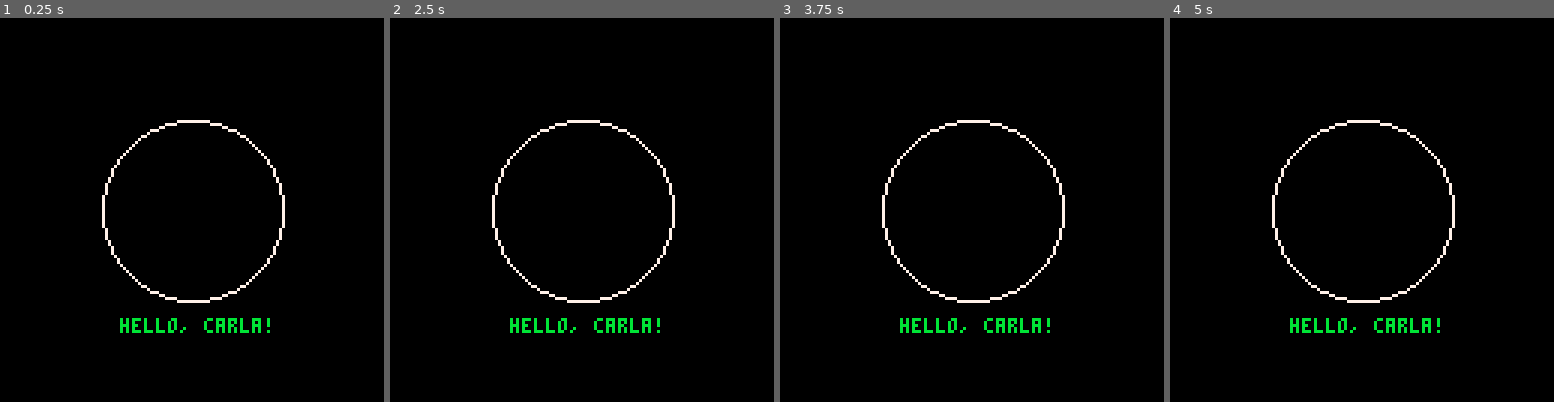
Above: before the commit, frames 1-4 (left to right).
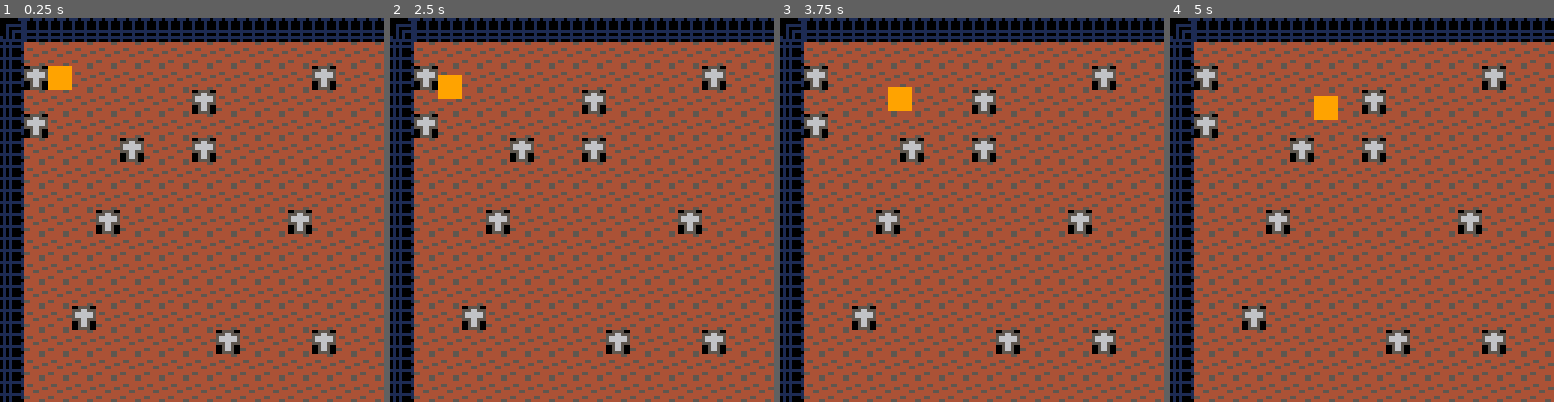
Above: after the commit, the same moments.

Repository: CarlaTabet/BitsAndBytes
Game: PICO-8 cartridge game.p8
Same seed, same stepped clock (60 frames per second), same inputs: the game is played once before the commit and once after it.
Inputs:
- Up to frame 1 (0.25 s): no input
- Up to frame 2 (2.5 s): hold Left 1.97-2.37 s; hold Down from 2.42 s (still down)
- Up to frame 3 (3.75 s): release Down at 2.82 s; hold Right 2.87-3.53 s; hold Up from 3.58 s (still down)
- Up to frame 4 (5 s): release Up at 4.08 s; hold Right 4.13-4.53 s; hold Down from 4.58 s (still down)

The runs differ from the first frame. In frame 1, 93% of the frame differs, in the area x 0-100%, y 0-100%; in frame 2, 93%; in frame 3, 93%; in frame 4, 93%.

Commit message:
Began level design for level1

Diff:
--- a/game.p8
+++ b/game.p8
@@ -1,19 +1,54 @@
 pico-8 cartridge // http://www.pico-8.com
 version 42
 __lua__
+
+player = {
+    x = 16,
+    y = 16,
+    spd = 9
+}
+
+function is_solid(tx, ty)
+    local tile = mget(tx, ty)
+    return tile == 1 or tile == 0 or tile == 3 or tile == 4 or tile == 5 or tile == 6 or tile == 7 or tile == 8
+end
+
 
 function _init()
     -- nothing needed here for this simple test
 end
 
 function _update()
-    -- no updates needed for static drawing
+    local dx = 0
+    local dy = 0
+
+    if btn(0) then dx = -1 end
+    if btn(1) then dx = 1 end
+    if btn(2) then dy = -1 end
+    if btn(3) then dy = 1 end
+
+    local new_x = player.x + dx
+    local new_y = player.y + dy
+
+    local tx = flr(new_x / 8)
+    local ty = flr(new_y / 8)
+
+    if not is_solid(tx, ty) then
+        player.x = new_x
+        player.y = new_y
+    end
 end
 
 function _draw()
-    cls()                 -- clear screen
-    circ(64, 64, 30, 7)   -- draw white circle at center
-    print("hello, carla!", 40, 100, 11)  -- print text in light blue
+    cls()
+
+    local cam_x = mid(0, player.x - 64, 36*8 - 128)
+    local cam_y = mid(0, player.y - 64, 36*8 - 128)
+    camera(cam_x, cam_y)
+
+    map(0, 0, 0, 0, 36, 36)
+
+    spr(9, player.x, player.y)
 end
 
 
@@ -24,21 +59,99 @@
 
 
 
+…(63 lines of a section not shown)…
 __map__
-0803030303030303030303030303030306000000000000000000000000000000000000000000000000000000000000000000000000000000000000000000000000000000000000000000000000000000000000000000000000000000000000000000000000000000000000000000000000000000000000000000000000000000
-0402020202020202020202020202020204000000000000000000000000000000000000000000000000000000000000000000000000000000000000000000000000000000000000000000000000000000000000000000000000000000000000000000000000000000000000000000000000000000000000000000000000000000
-0401020202020202020202020201020204000000000000000000000000000000000000000000000000000000000000000000000000000000000000000000000000000000000000000000000000000000000000000000000000000000000000000000000000000000000000000000000000000000000000000000000000000000
-0402020202020202010202020202020204000000000000000000000000000000000000000000000000000000000000000000000000000000000000000000000000000000000000000000000000000000000000000000000000000000000000000000000000000000000000000000000000000000000000000000000000000000
-0401020202020202020202020202020204000000000000000000000000000000000000000000000000000000000000000000000000000000000000000000000000000000000000000000000000000000000000000000000000000000000000000000000000000000000000000000000000000000000000000000000000000000
-0402020202010202010202020202020204000000000000000000000000000000000000000000000000000000000000000000000000000000000000000000000000000000000000000000000000000000000000000000000000000000000000000000000000000000000000000000000000000000000000000000000000000000
-0402020202020202020202020202020204000000000000000000000000000000000000000000000000000000000000000000000000000000000000000000000000000000000000000000000000000000000000000000000000000000000000000000000000000000000000000000000000000000000000000000000000000000
-0402020202020202020202020202020204000000000000000000000000000000000000000000000000000000000000000000000000000000000000000000000000000000000000000000000000000000000000000000000000000000000000000000000000000000000000000000000000000000000000000000000000000000
-0402020201020202020202020102020204000000000000000000000000000000000000000000000000000000000000000000000000000000000000000000000000000000000000000000000000000000000000000000000000000000000000000000000000000000000000000000000000000000000000000000000000000000
-0402020202020202020202020202020204000000000000000000000000000000000000000000000000000000000000000000000000000000000000000000000000000000000000000000000000000000000000000000000000000000000000000000000000000000000000000000000000000000000000000000000000000000
-0402020202020202020202020202020204000000000000000000000000000000000000000000000000000000000000000000000000000000000000000000000000000000000000000000000000000000000000000000000000000000000000000000000000000000000000000000000000000000000000000000000000000000
-0402020202020201020202020202020204000000000000000000000000000000000000000000000000000000000000000000000000000000000000000000000000000000000000000000000000000000000000000000000000000000000000000000000000000000000000000000000000000000000000000000000000000000
-0402020102020202020202020202020204000000000000000000000000000000000000000000000000000000000000000000000000000000000000000000000000000000000000000000000000000000000000000000000000000000000000000000000000000000000000000000000000000000000000000000000000000000
-0402020202020202020102020201020204000000000000000000000000000000000000000000000000000000000000000000000000000000000000000000000000000000000000000000000000000000000000000000000000000000000000000000000000000000000000000000000000000000000000000000000000000000
-0402020202020202020202020202020204000000000000000000000000000000000000000000000000000000000000000000000000000000000000000000000000000000000000000000000000000000000000000000000000000000000000000000000000000000000000000000000000000000000000000000000000000000
-0402020202020202020202020202020204000000000000000000000000000000000000000000000000000000000000000000000000000000000000000000000000000000000000000000000000000000000000000000000000000000000000000000000000000000000000000000000000000000000000000000000000000000
-1803030303030303030303030303030305000000000000000000000000000000000000000000000000000000000000000000000000000000000000000000000000000000000000000000000000000000000000000000000000000000000000000000000000000000000000000000000000000000000000000000000000000000
+0803030303030303030303030303030303030303030303030303030303030303030303060000000000000000000000000000000000000000000000000000000000000000000000000000000000000000000000000000000000000000000000000000000000000000000000000000000000000000000000000000000000000000
+0402020202020202020202020202020202020202020202020202020202020202020202040000000000000000000000000000000000000000000000000000000000000000000000000000000000000000000000000000000000000000000000000000000000000000000000000000000000000000000000000000000000000000
+0401020202020202020202020201020202020202020202020202020202020202020202040000000000000000000000000000000000000000000000000000000000000000000000000000000000000000000000000000000000000000000000000000000000000000000000000000000000000000000000000000000000000000
+0402020202020202010202020202020202020202020202020202020202020202020202040000000000000000000000000000000000000000000000000000000000000000000000000000000000000000000000000000000000000000000000000000000000000000000000000000000000000000000000000000000000000000
+0401020202020202020202020202020202020202020202020202020202020202020202040000000000000000000000000000000000000000000000000000000000000000000000000000000000000000000000000000000000000000000000000000000000000000000000000000000000000000000000000000000000000000
+0402020202010202010202020202020202020202020202020202020202020202020202040000000000000000000000000000000000000000000000000000000000000000000000000000000000000000000000000000000000000000000000000000000000000000000000000000000000000000000000000000000000000000
+0402020202020202020202020202020202020202020202020202020202020202020202040000000000000000000000000000000000000000000000000000000000000000000000000000000000000000000000000000000000000000000000000000000000000000000000000000000000000000000000000000000000000000
+0402020202020202020202020202020202020202020202020202020202020202020202040000000000000000000000000000000000000000000000000000000000000000000000000000000000000000000000000000000000000000000000000000000000000000000000000000000000000000000000000000000000000000
+0402020201020202020202020102020202020202020202020202020202020202020202040000000000000000000000000000000000000000000000000000000000000000000000000000000000000000000000000000000000000000000000000000000000000000000000000000000000000000000000000000000000000000
+0402020202020202020202020202020202020202020202020202020202020202020202040000000000000000000000000000000000000000000000000000000000000000000000000000000000000000000000000000000000000000000000000000000000000000000000000000000000000000000000000000000000000000
+0402020202020202020202020202020202020202020202020202020202020202020202040000000000000000000000000000000000000000000000000000000000000000000000000000000000000000000000000000000000000000000000000000000000000000000000000000000000000000000000000000000000000000
+0402020202020202020202020202020202020202020202020202020202020202020202040000000000000000000000000000000000000000000000000000000000000000000000000000000000000000000000000000000000000000000000000000000000000000000000000000000000000000000000000000000000000000
+0402020102020202020202020202020202020202020202020202020202020202020202040000000000000000000000000000000000000000000000000000000000000000000000000000000000000000000000000000000000000000000000000000000000000000000000000000000000000000000000000000000000000000
+0402020202020202020102020201020202020202020202020202020202020202020202040000000000000000000000000000000000000000000000000000000000000000000000000000000000000000000000000000000000000000000000000000000000000000000000000000000000000000000000000000000000000000
+0402020202020202020202020202020202020202020202020202020202020202020202040000000000000000000000000000000000000000000000000000000000000000000000000000000000000000000000000000000000000000000000000000000000000000000000000000000000000000000000000000000000000000
+0402020202020202020202020202020202020202020202020202020202020202020202040000000000000000000000000000000000000000000000000000000000000000000000000000000000000000000000000000000000000000000000000000000000000000000000000000000000000000000000000000000000000000
+0402020202020202020202020202020202020202020202020202020202020202020202040000000000000000000000000000000000000000000000000000000000000000000000000000000000000000000000000000000000000000000000000000000000000000000000000000000000000000000000000000000000000000
+0402020202020202020202020202020202020202020202020202020202020202020202040000000000000000000000000000000000000000000000000000000000000000000000000000000000000000000000000000000000000000000000000000000000000000000000000000000000000000000000000000000000000000
+0402020202020202020202020202020202020202020202020202020202020202020202040000000000000000000000000000000000000000000000000000000000000000000000000000000000000000000000000000000000000000000000000000000000000000000000000000000000000000000000000000000000000000
+0402020202020202020202020202020202020202020202020202020202020202020202040000000000000000000000000000000000000000000000000000000000000000000000000000000000000000000000000000000000000000000000000000000000000000000000000000000000000000000000000000000000000000
+0402020202020202020202020202020202020202020202020202020202020202020202040000000000000000000000000000000000000000000000000000000000000000000000000000000000000000000000000000000000000000000000000000000000000000000000000000000000000000000000000000000000000000
+0402020202020202020202020202020202020202020202020202020202020202020202040000000000000000000000000000000000000000000000000000000000000000000000000000000000000000000000000000000000000000000000000000000000000000000000000000000000000000000000000000000000000000
+0402020202020202020202020202020202020202020202020202020202020202020202040000000000000000000000000000000000000000000000000000000000000000000000000000000000000000000000000000000000000000000000000000000000000000000000000000000000000000000000000000000000000000
+0402020202020202020202020202020202020202020202020202020202020202020202040000000000000000000000000000000000000000000000000000000000000000000000000000000000000000000000000000000000000000000000000000000000000000000000000000000000000000000000000000000000000000
+0402020202020202020202020202020202020202020202020202020202020202020202040000000000000000000000000000000000000000000000000000000000000000000000000000000000000000000000000000000000000000000000000000000000000000000000000000000000000000000000000000000000000000
+0402020202020202020202020202020202020202020202020202020202020202020202040000000000000000000000000000000000000000000000000000000000000000000000000000000000000000000000000000000000000000000000000000000000000000000000000000000000000000000000000000000000000000
+0402020202020202020202020202020202020202020202020202020202020202020202040000000000000000000000000000000000000000000000000000000000000000000000000000000000000000000000000000000000000000000000000000000000000000000000000000000000000000000000000000000000000000
+0402020202020202020202020202020202020202020202020202020202020202020202040000000000000000000000000000000000000000000000000000000000000000000000000000000000000000000000000000000000000000000000000000000000000000000000000000000000000000000000000000000000000000
+0402020202020202020202020202020202020202020202020202020202020202020202040000000000000000000000000000000000000000000000000000000000000000000000000000000000000000000000000000000000000000000000000000000000000000000000000000000000000000000000000000000000000000
+0402020202020202020202020202020202020202020202020202020202020202020202040000000000000000000000000000000000000000000000000000000000000000000000000000000000000000000000000000000000000000000000000000000000000000000000000000000000000000000000000000000000000000
+0402020202020202020202020202020202020202020202020202020202020202020202040000000000000000000000000000000000000000000000000000000000000000000000000000000000000000000000000000000000000000000000000000000000000000000000000000000000000000000000000000000000000000
+0402020202020202020202020202020202020202020202020202020202020202020202040000000000000000000000000000000000000000000000000000000000000000000000000000000000000000000000000000000000000000000000000000000000000000000000000000000000000000000000000000000000000000
Not shown, changed: 71 lines of the sprite sheet (__gfx__) section of game.p8
